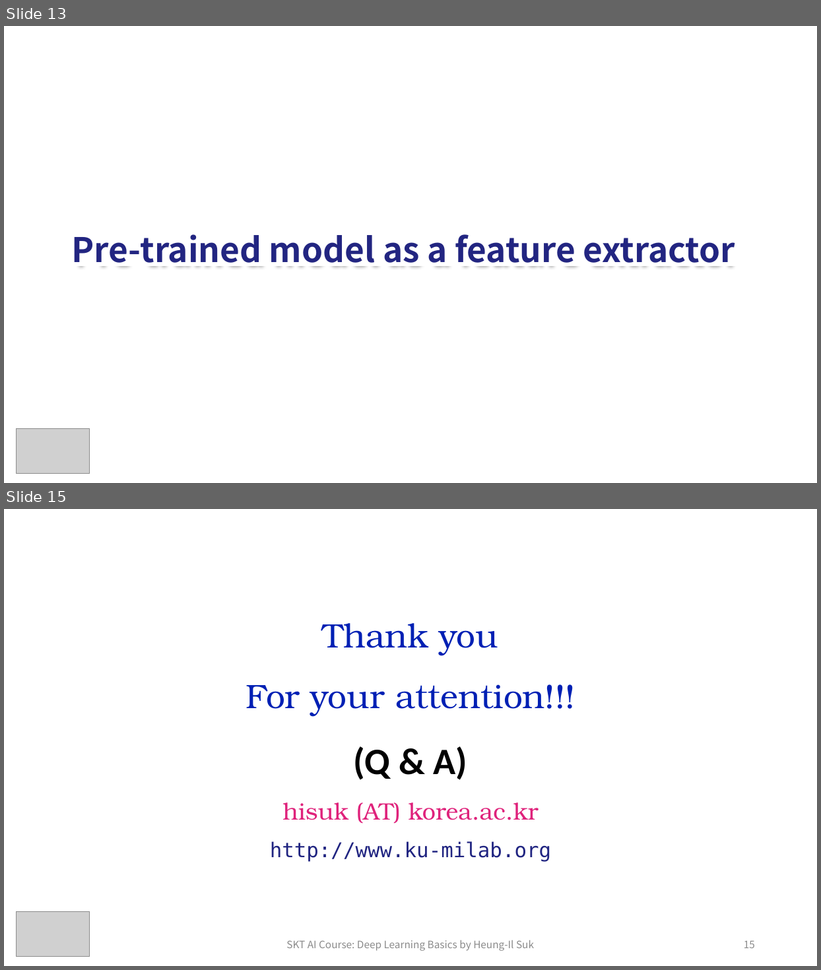
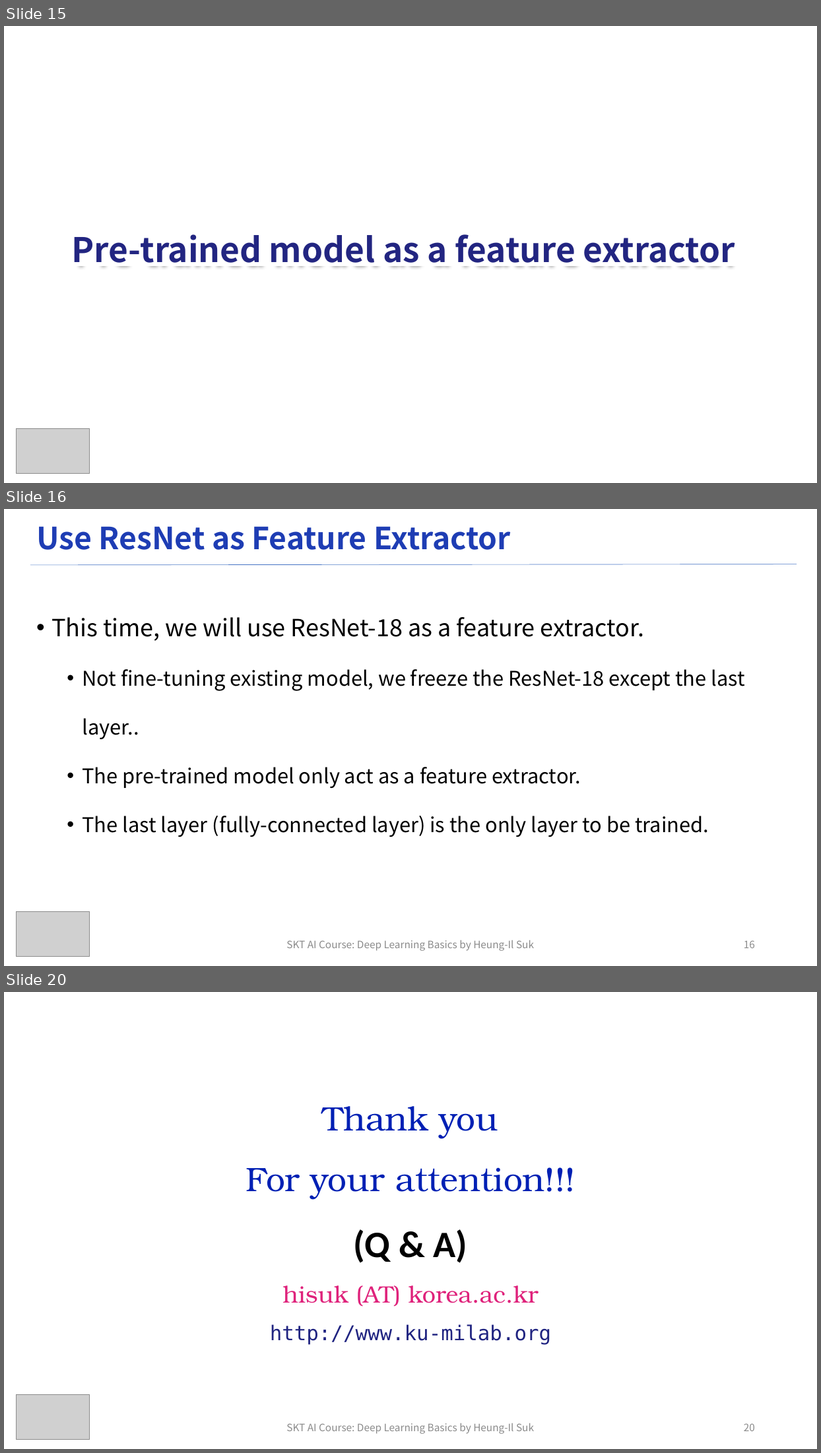
Before and after one commit to ku-milab/DeepLearningTutorial, a slide deck: lecture_slides/Practice/Practice#4_SKT_Deep_Learning_Lecture.pptx. Shown one above the other, each under a label of ours: slides 13 and 15 before the commit, slides 15, 16 and 20 after it; the slides between them are not shown. The pictures are 821x970 and 821x1453 pixels, drawn with LibreOffice and Linux fonts; fonts in the diff are those of the drawing; grey boxes stand for pictures. Boxes give left, top, right and bottom in pixels: in the first picture for what was removed or moved away, otherwise in the second. Text is boxed around its words. In the diff, an @@ line names an element or a change of style, - is before the commit and + after.

```diff
--- a/lecture_slides/Practice/Practice#4_SKT_Deep_Learning_Lecture.pptx
+++ b/lecture_slides/Practice/Practice#4_SKT_Deep_Learning_Lecture.pptx
@@ slide 16 added at bbox=[4, 509, 817, 966], background #FFFFFF @@
@@ title added at bbox=[36, 526, 511, 550], 36 pt, text #1E3DB4, bold @@
+Use ResNet as Feature Extractor
@@ line added from (30, 565) to (797, 564), #4472C4 0.5 pt @@
@@ text added at bbox=[52, 617, 745, 837], 24 pt, text #000000 @@
+• This time, we will use ResNet-18 as a feature extractor.
+  • Not fine-tuning existing model, we freeze the ResNet-18 except the last layer..
+  • The pre-trained model only act as a feature extractor.
+  • The last layer (fully-connected layer) is the only layer to be trained.
@@ picture added at bbox=[16, 912, 90, 956] @@
@@ text added at bbox=[286, 941, 534, 951], 12 pt, text #8C8C8C @@
+SKT AI Course: Deep Learning Basics by Heung-Il Suk
@@ page number added at bbox=[744, 941, 755, 949], 12 pt, text #8C8C8C @@
+16
@@ what was slide 13 is now slide 15 @@
@@ what was slide 15 is now slide 20 @@
@@ page number at bbox=[744, 1424, 755, 1432]: text changed @@
-15
+20
```
Also in this commit, not shown: 9 slides changed, 4 other slides added, 4 other files.
